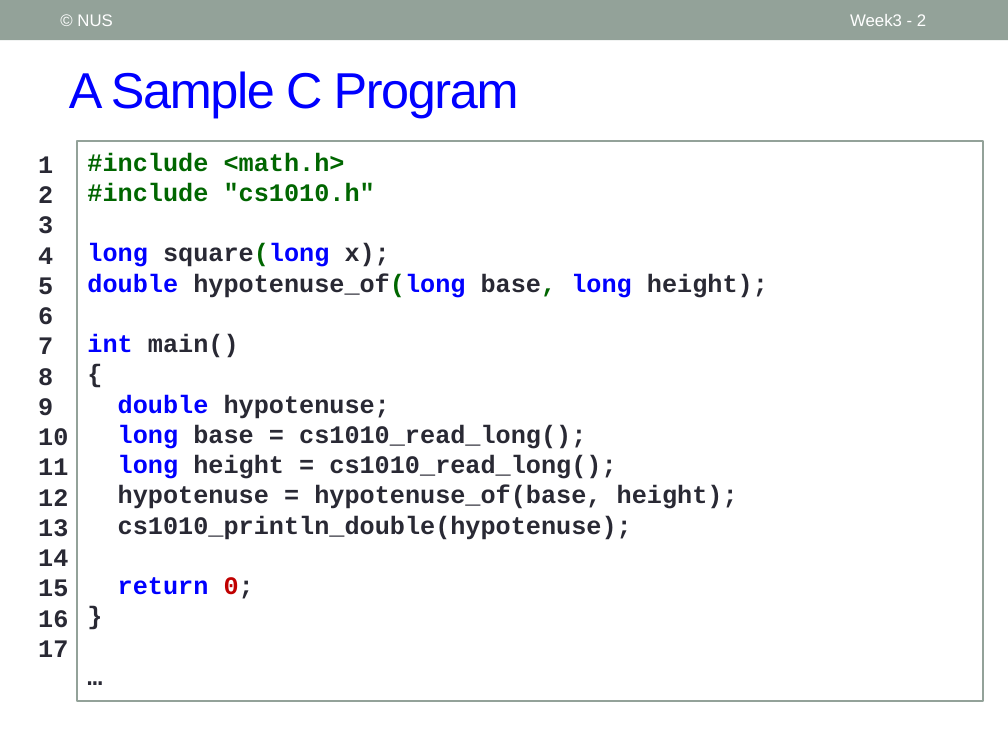
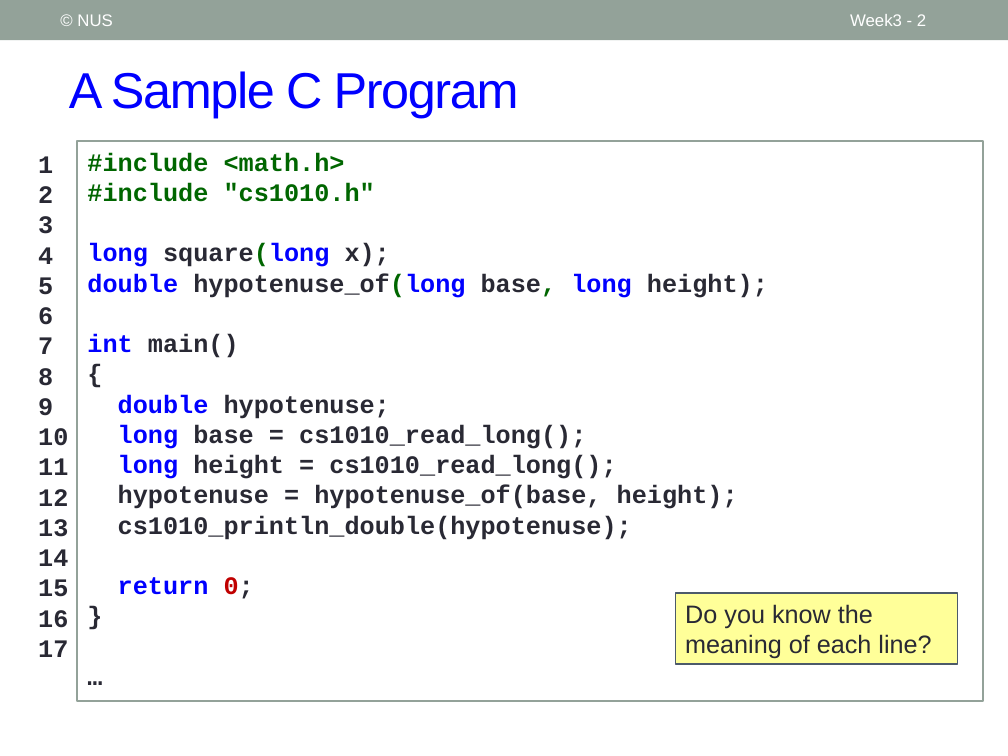
Before and after one commit to nus-cs1010-2021-s2/website, a slide deck: slide 2 of slides/Week3_Recap.pptx. Drawn at 1008x756 pixels with LibreOffice and Linux fonts; fonts in the diff are those of the drawing. Boxes give left, top, right and bottom in pixels: in the first picture for what was removed or moved away, otherwise in the second. Text is boxed around its words. In the diff, an @@ line names an element or a change of style, - is before the commit and + after.

```diff
--- a/slides/Week3_Recap.pptx
+++ b/slides/Week3_Recap.pptx
@@ rectangle added at [675,593,958,664], fill #FFFF99, outline #4C5A6A 1 pt, 18 pt, text #292934 @@
+Do you know the meaning of each line?
```
Also in this commit, not shown: 2 other slides changed, 7 other files.
